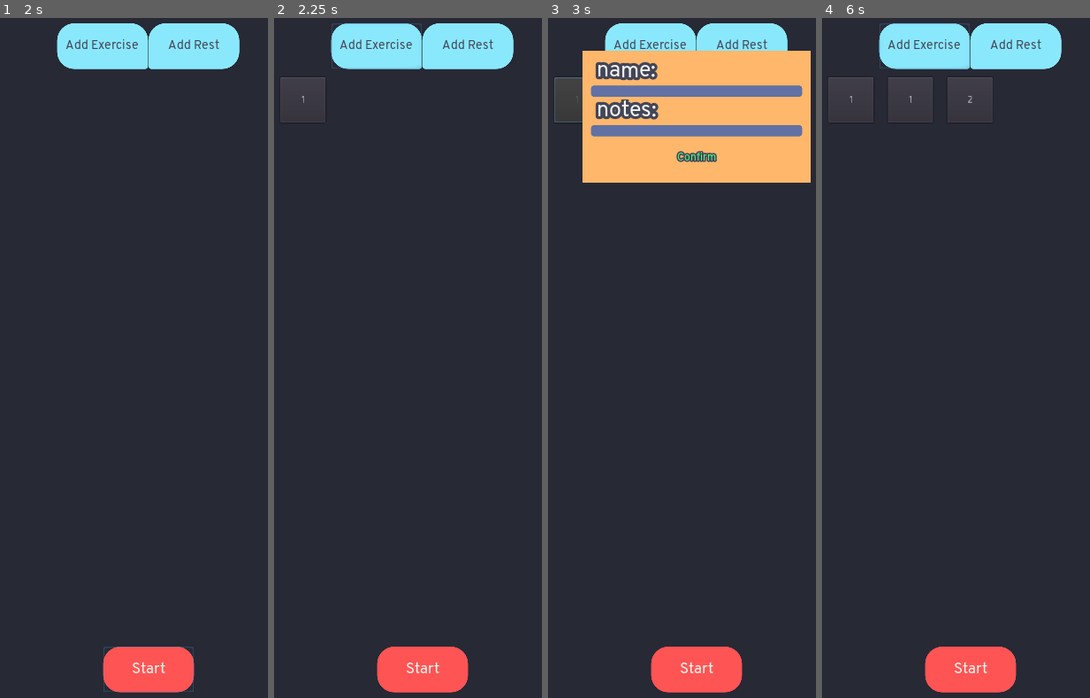
Above: before the commit, frames 1-4 (left to right).
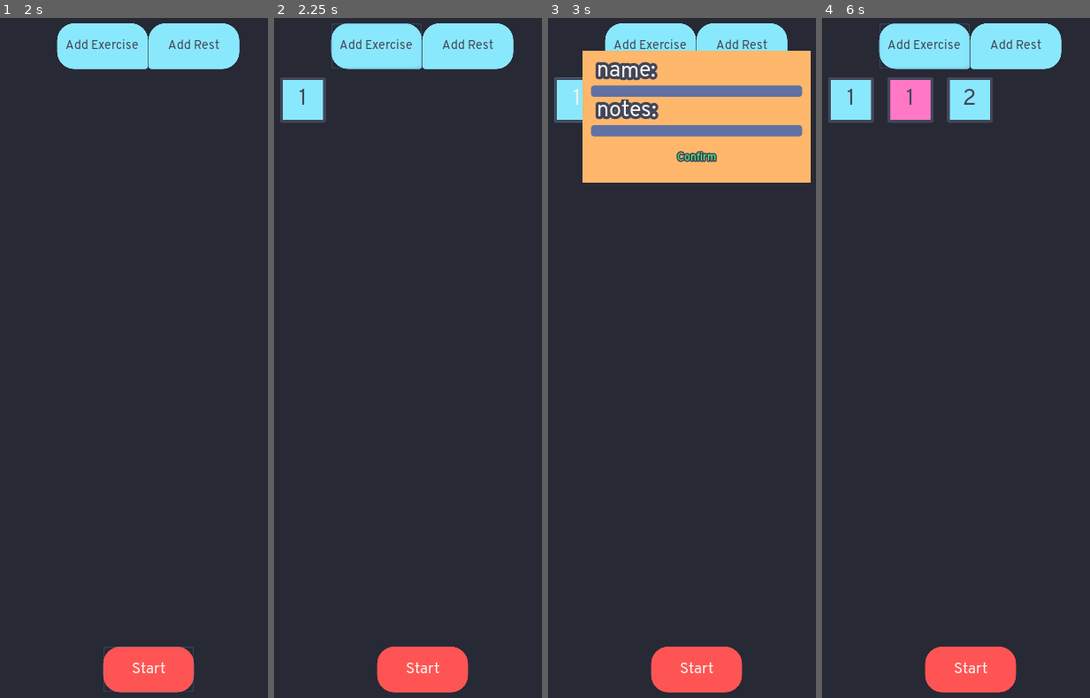
Above: after the commit, the same moments.

Repository: DevMort/Exercise-Assistant
Game: Godot game, scene res://Main.tscn
The game is run twice, just before and just after one commit, with the same random seed, the same clock (stepped at 60 frames per second) and the same inputs.
Inputs (mouse positions are in pixels of both pictures, inside the frame that each line leads up to):
- Up to frame 1 (2 s): click "Start" at 0.5 s; click "Start" at 1.25 s
- Up to frame 2 (2.25 s): click "Add Exercise" at 2 s
- Up to frame 3 (3 s): click "1" at 2.75 s
- Up to frame 4 (6 s): click (969, 92) at 3.52 s; type "Alex" at 3.6 s; click (969, 133) at 3.75 s; type "12" at 3.83 s; click "Confirm" at 4.25 s; click "Add Rest" at 5 s; click "Add Exercise" at 5.75 s

Frame 1 is identical in both runs. In frame 2, 1.0% of the frame differs, in the area x 2-20%, y 8-16%; in frame 3, 0.6%; in frame 4, 2.9%, in the area x 2-64%, y 8-16%.

Commit message:
Exercises are now added in a dictionary variable

Diff:
--- a/Exercise.tscn
+++ b/Exercise.tscn
@@ -1,7 +1,23 @@
-[gd_scene load_steps=9 format=2]
+[gd_scene load_steps=11 format=2]
 
 [ext_resource path="res://Scripts/Exercise.gd" type="Script" id=1]
 [ext_resource path="res://Fonts/overpass-regular.otf" type="DynamicFontData" id=2]
+
+[sub_resource type="StyleBoxFlat" id=9]
+bg_color = Color( 0.545098, 0.913725, 0.992157, 1 )
+border_width_left = 4
+border_width_top = 4
+border_width_right = 4
+border_width_bottom = 4
+border_color = Color( 0.266667, 0.278431, 0.352941, 1 )
+corner_radius_top_left = 2
+corner_radius_top_right = 2
+corner_radius_bottom_right = 2
+corner_radius_bottom_left = 2
+
+[sub_resource type="DynamicFont" id=8]
+size = 32
+font_data = ExtResource( 2 )
 
 [sub_resource type="DynamicFont" id=1]
 size = 32
@@ -49,6 +65,14 @@
 margin_right = 64.0
 margin_bottom = 64.0
 rect_min_size = Vector2( 64, 64 )
+custom_styles/hover = SubResource( 9 )
+custom_styles/pressed = SubResource( 9 )
+custom_styles/normal = SubResource( 9 )
+custom_fonts/font = SubResource( 8 )
+custom_colors/font_color = Color( 0.266667, 0.278431, 0.352941, 1 )
+custom_colors/font_color_hover = Color( 0.266667, 0.278431, 0.352941, 1 )
+custom_colors/font_color_pressed = Color( 0.266667, 0.278431, 0.352941, 1 )
+text = "0"
 
 [node name="CanvasLayer" type="CanvasLayer" parent="."]
 
--- a/Main.tscn
+++ b/Main.tscn
@@ -52,7 +52,9 @@
 size = 22
 font_data = ExtResource( 1 )
 
-[node name="Main" type="Control"]
+[node name="Main" type="Control" groups=[
+"main",
+]]
 anchor_right = 1.0
 anchor_bottom = 1.0
 script = ExtResource( 2 )
--- a/Rest.tscn
+++ b/Rest.tscn
@@ -1,7 +1,23 @@
-[gd_scene load_steps=9 format=2]
+[gd_scene load_steps=11 format=2]
 
 [ext_resource path="res://Scripts/Rest.gd" type="Script" id=1]
 [ext_resource path="res://Fonts/overpass-regular.otf" type="DynamicFontData" id=2]
+
+[sub_resource type="StyleBoxFlat" id=7]
+bg_color = Color( 1, 0.47451, 0.776471, 1 )
+border_width_left = 4
+border_width_top = 4
+border_width_right = 4
+border_width_bottom = 4
+border_color = Color( 0.266667, 0.278431, 0.352941, 1 )
+corner_radius_top_left = 2
+corner_radius_top_right = 2
+corner_radius_bottom_right = 2
+corner_radius_bottom_left = 2
+
+[sub_resource type="DynamicFont" id=8]
+size = 32
+font_data = ExtResource( 2 )
 
 [sub_resource type="DynamicFont" id=1]
 size = 32
@@ -49,6 +65,14 @@
 margin_right = 64.0
 margin_bottom = 64.0
 rect_min_size = Vector2( 64, 64 )
+custom_styles/hover = SubResource( 7 )
+custom_styles/pressed = SubResource( 7 )
+custom_styles/normal = SubResource( 7 )
+custom_fonts/font = SubResource( 8 )
+custom_colors/font_color = Color( 0.266667, 0.278431, 0.352941, 1 )
+custom_colors/font_color_hover = Color( 0.266667, 0.278431, 0.352941, 1 )
+custom_colors/font_color_pressed = Color( 0.266667, 0.278431, 0.352941, 1 )
+text = "0"
 
 [node name="CanvasLayer" type="CanvasLayer" parent="."]
 
--- a/Scripts/Exercise.gd
+++ b/Scripts/Exercise.gd
@@ -6,20 +6,18 @@
 onready var name_input = $CanvasLayer/MarginContainer/Panel/MarginContainer/VBoxContainer/name_input
 onready var notes_input = $CanvasLayer/MarginContainer/Panel/MarginContainer/VBoxContainer/notes_input
 
-var exercise_name : String = ""
-var notes : String = ""
-
 func _ready():
 	button.connect("pressed", self, "modify_exercise")
 	confirm.connect("pressed", self, "confirm")
 	panel.get_parent().hide()
 
-func modify_exercise() -> void:
-	button.disabled = true
-	panel.get_parent().show()
+func modify_exercise() -> void: panel.get_parent().show()
+
 func confirm() -> void:
-	exercise_name = name_input.text
-	notes = notes_input.text
+	var x = get_tree().get_nodes_in_group("main")
+	var y = [x[0].ex_count, self, name_input.text, notes_input.text]
+	x[0].exercises[String(name)] = y
+
+	print(x[0].exercises)
 
 	panel.get_parent().hide()
-	button.disabled = false
--- a/Scripts/Main.gd
+++ b/Scripts/Main.gd
@@ -10,6 +10,8 @@
 
 var ex_count : int = 0
 var re_count : int = 0
+var exercises : Dictionary = {}
+var rests : Dictionary = {}
 
 func _ready():
 	add_exercise_button.connect("pressed", self, "add_exercise")
--- a/Scripts/Rest.gd
+++ b/Scripts/Rest.gd
@@ -14,12 +14,10 @@
 	confirm.connect("pressed", self, "confirm")
 	panel.get_parent().hide()
 
-func modify_exercise() -> void:
-	button.disabled = true
-	panel.get_parent().show()
+func modify_exercise() -> void: panel.get_parent().show()
+
 func confirm() -> void:
 	minutes = minutes_input.text
 	seconds = seconds_input.text
 
 	panel.get_parent().hide()
-	button.disabled = false
